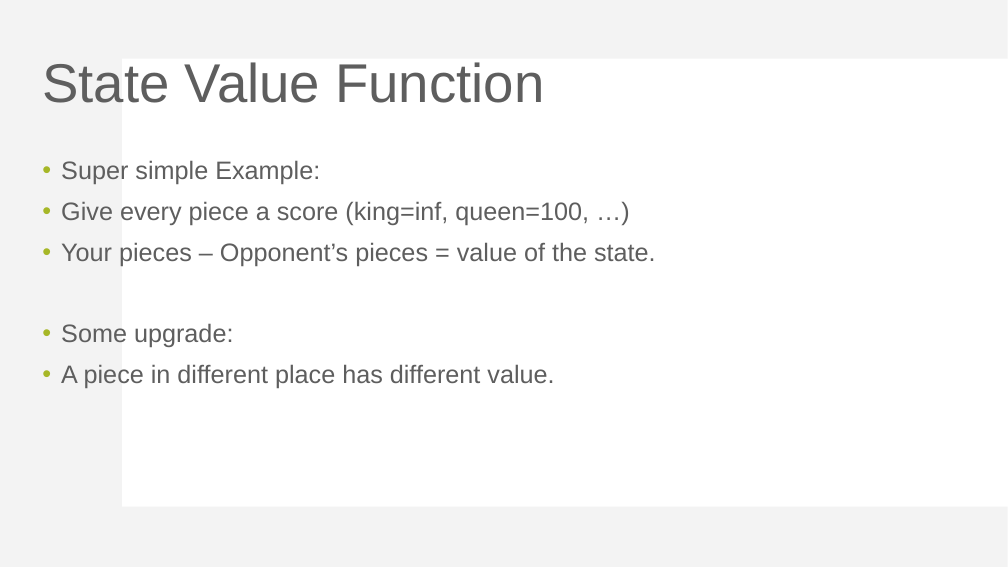
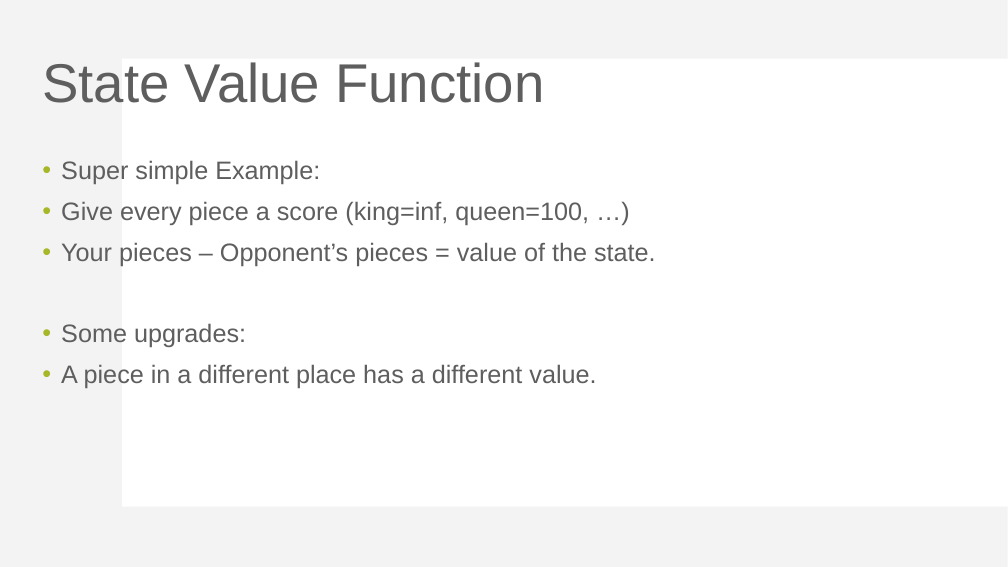
Before and after one commit to yeudah/I2P3-mingxiaa, a slide deck: slide 17 of document/Mini-Project-3-introduction.pptx. Drawn at 1008x567 pixels with LibreOffice and Linux fonts; fonts in the diff are those of the drawing. Boxes give left, top, right and bottom in pixels: in the first picture for what was removed or moved away, otherwise in the second. Text is boxed around its words. In the diff, an @@ line names an element or a change of style, - is before the commit and + after.

```diff
--- a/document/Mini-Project-3-introduction.pptx
+++ b/document/Mini-Project-3-introduction.pptx
@@ text at box(61, 323, 596, 388): text changed @@
-• Some upgrade:
-• A piece in different place has different value.
+• Some upgrades:
+• A piece in a different place has a different value.
```
Also in this commit, not shown: 22 other slides changed.
